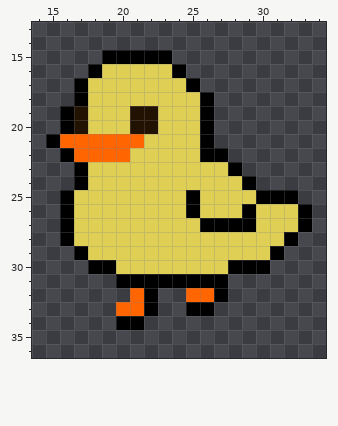
Two states of a pixel-art sprite, data/gfx/waddle_left_0.png. The first picture shows the starting point.
The file is 1600x1600 pixels, drawn in blocks of 32x32; one block is one cell here. Shown: x 14..34, y 13..36.
The result:
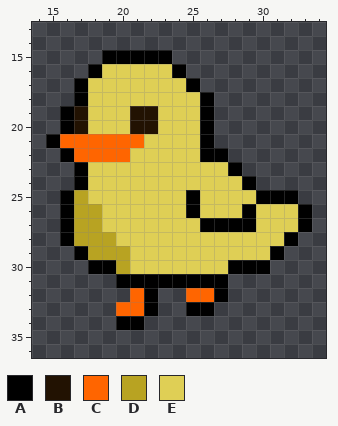
Palette (. is transparent): A #000000  B #221202  C #ff6500  D #b8a322  E #dfcf55
What changed:
The edit turns colour E into colour D in row 25 at x 17; in rows 26 to 27 at x 17 to 18; in row 28 at x 17 to 19; in row 29 at x 18 to 20; in row 30 at x 20.
Changed places in both pictures, as pixel boxes (x1, y1, x2, y2):
changed: (74, 190, 130, 274)
